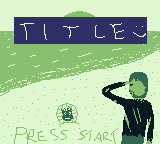
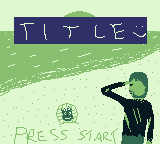
Comparing the layer stacks of the two 160x144 images. Changes:
painted on "Background" over [70, 86, 126, 118]
